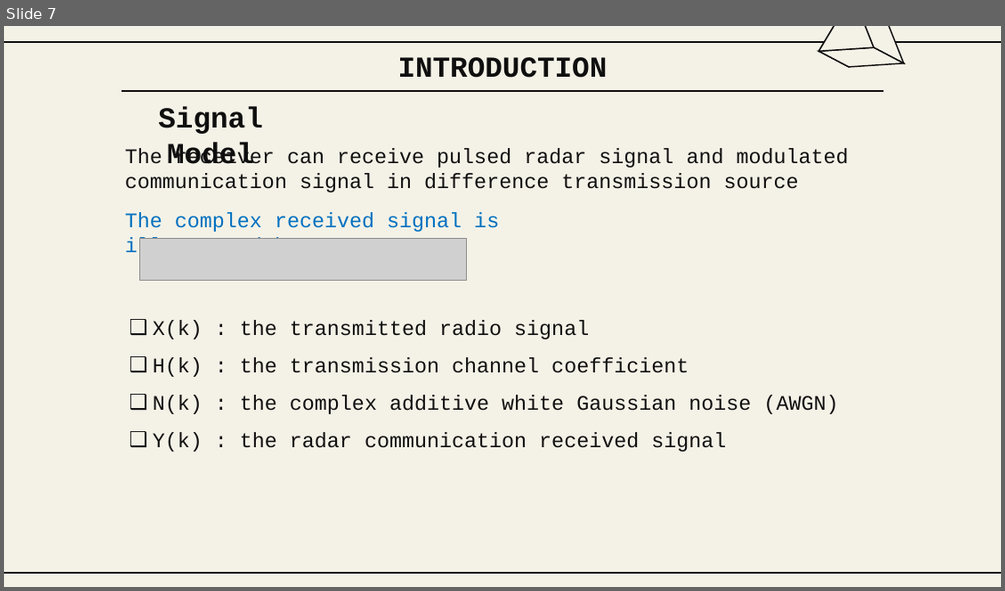
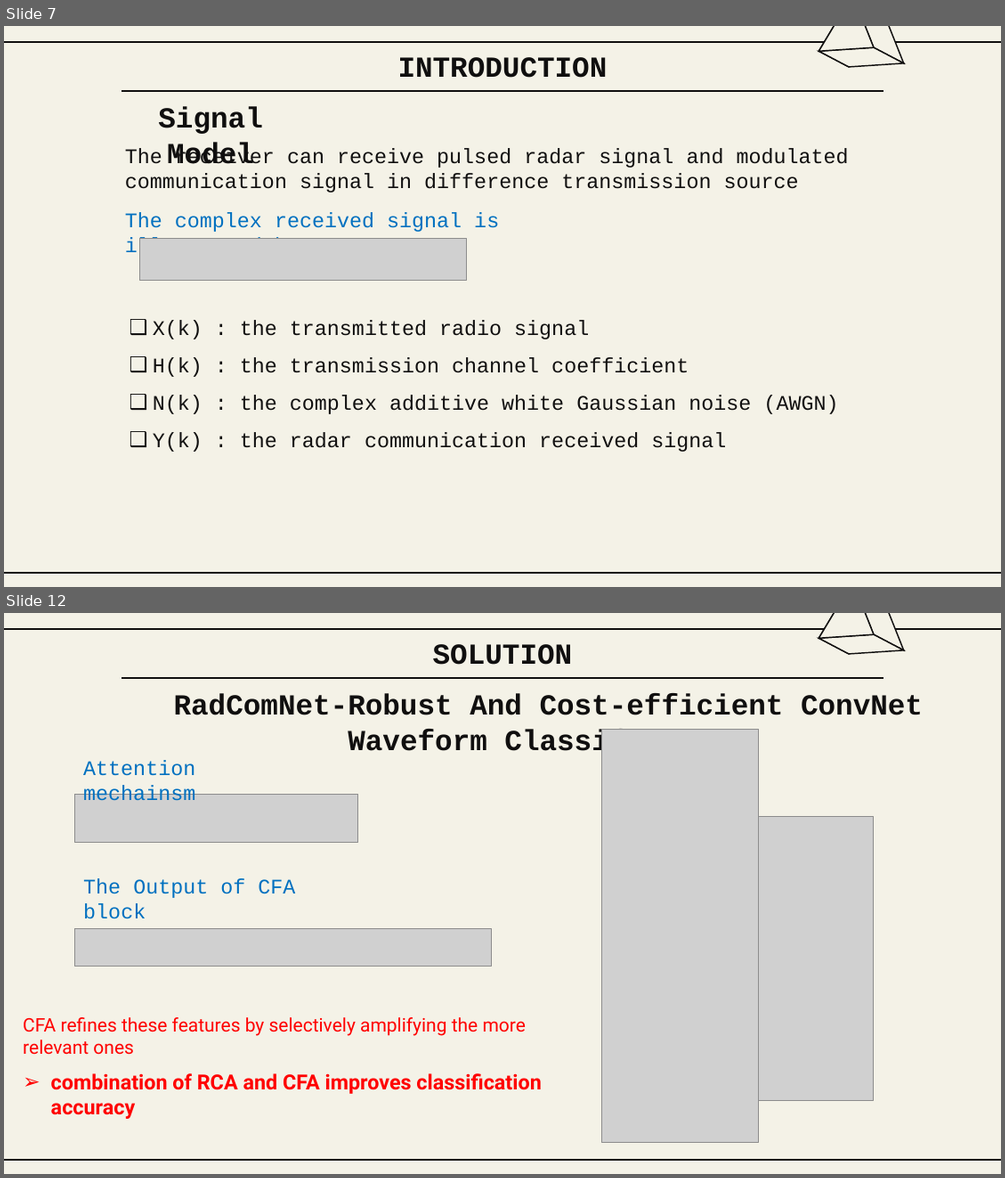
Before and after one commit to Winxkin/hcmute_master, a slide deck: semeter1/DSP/Final_HND.PPTX. Shown one above the other, each under a label of ours: slide 7 before the commit, slides 7 and 12 after it; the slides between them are not shown. The pictures are 1005x591 and 1005x1178 pixels, drawn with LibreOffice and Linux fonts; fonts in the diff are those of the drawing; grey boxes stand for pictures; background and template pictures are left out. Boxes give left, top, right and bottom in pixels: in the first picture for what was removed or moved away, otherwise in the second. Text is boxed around its words. In the diff, an @@ line names an element or a change of style, - is before the commit and + after.

```diff
--- a/semeter1/DSP/Final_HND.PPTX
+++ b/semeter1/DSP/Final_HND.PPTX
@@ slide 12 added at <box>4,613,1001,1174</box>, background #F4F2E7; not listed: 2 template elements that a slide beside it also shows @@
@@ group added at <box>819,613,905,654</box>: 4 freeform shapes @@
@@ title added at <box>433,644,573,665</box>, 28 pt, text #100F0F, bold @@
+SOLUTION
@@ line added from (121, 678) to (883, 678), #100F0F 1.5 pt @@
@@ text added at <box>174,694,922,758</box>, 28 pt, text #100F0F, bold @@
+RadComNet-Robust And Cost-efficient ConvNet Waveform Classification
@@ picture added at <box>601,729,759,1142</box> @@
@@ text added at <box>83,760,195,801</box>, 20 pt, text #0070C0 @@
+Attention mechainsm
@@ picture added at <box>75,794,357,843</box> @@
@@ picture added at <box>759,817,874,1100</box> @@
@@ text added at <box>83,878,295,919</box>, 20 pt, text #0070C0 @@
+The Output of CFA block
@@ picture added at <box>75,929,491,965</box> @@
@@ text added at <box>23,1017,526,1054</box>, 18 pt, text #FF0000 @@
+CFA refines these features by selectively amplifying the more relevant ones
@@ text added at <box>51,1073,541,1119</box>, 20 pt, text #FF0000, bold @@
+➢ combination of RCA and CFA improves classification accuracy
@@ line added from (121, 1159) to (883, 1159), #100F0F 1.5 pt @@
```
Also in this commit, not shown: 2 slides changed, 16 other slides added, 2 other files.
